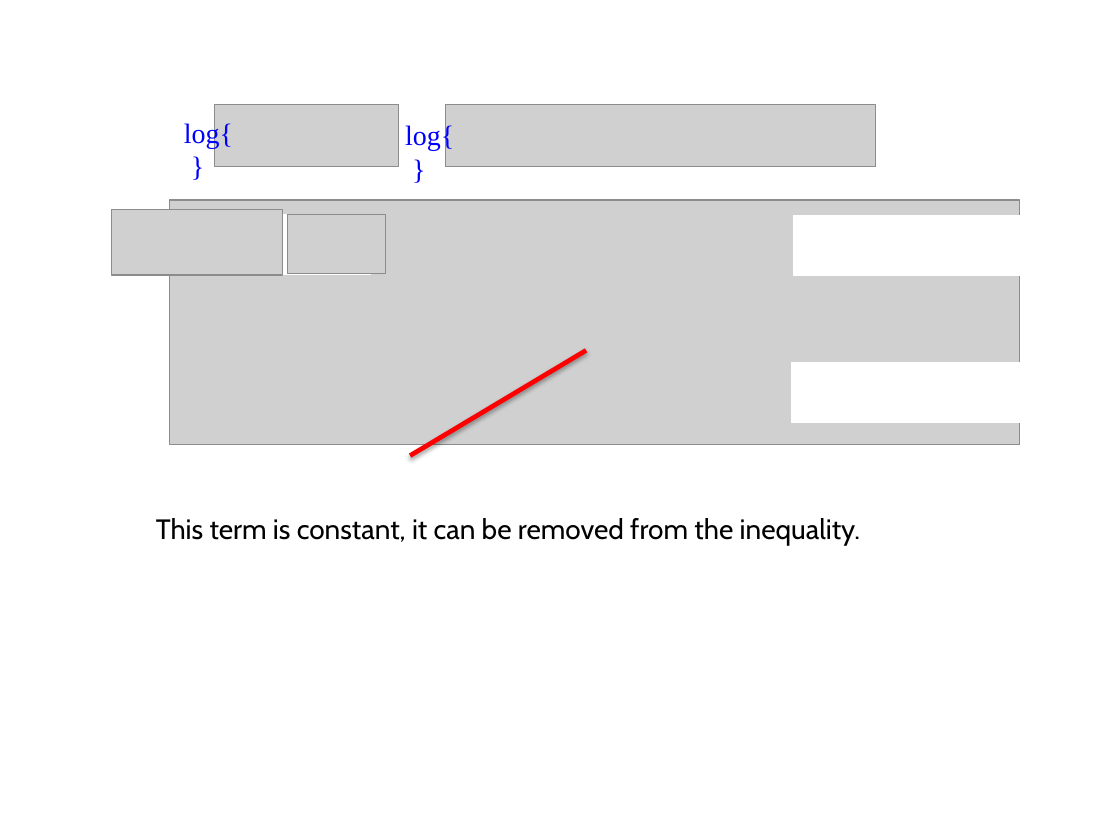
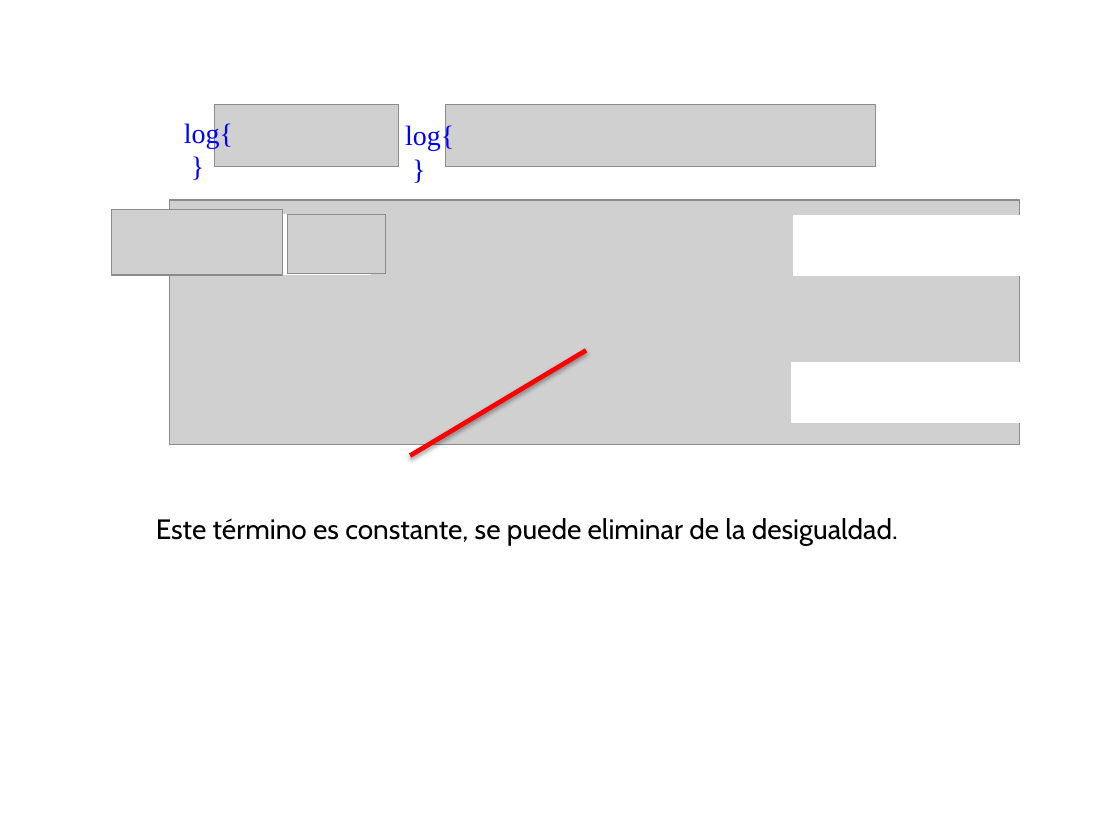
Before and after one commit to domingomery/patrones, a slide deck: slide 7 of clases/Cap04_Clasificacion/presentations/PAT04_LDA.pptx (slide 8 before the commit). Drawn at 1120x840 pixels with LibreOffice and Linux fonts; fonts in the diff are those of the drawing; grey boxes stand for pictures. Boxes give left, top, right and bottom in pixels: in the first picture for what was removed or moved away, otherwise in the second. Text is boxed around its words. In the diff, an @@ line names an element or a change of style, - is before the commit and + after.

```diff
--- a/clases/Cap04_Clasificacion/presentations/PAT04_LDA.pptx
+++ b/clases/Cap04_Clasificacion/presentations/PAT04_LDA.pptx
@@ text at bbox=[156, 518, 898, 546]: text changed @@
-This term is constant, it can be removed from the inequality.
+Este término es constante, se puede eliminar de la desigualdad.
```
Also in this commit, not shown: 6 other slides changed, 8 slides added, 4 slides removed, 11 other files.
